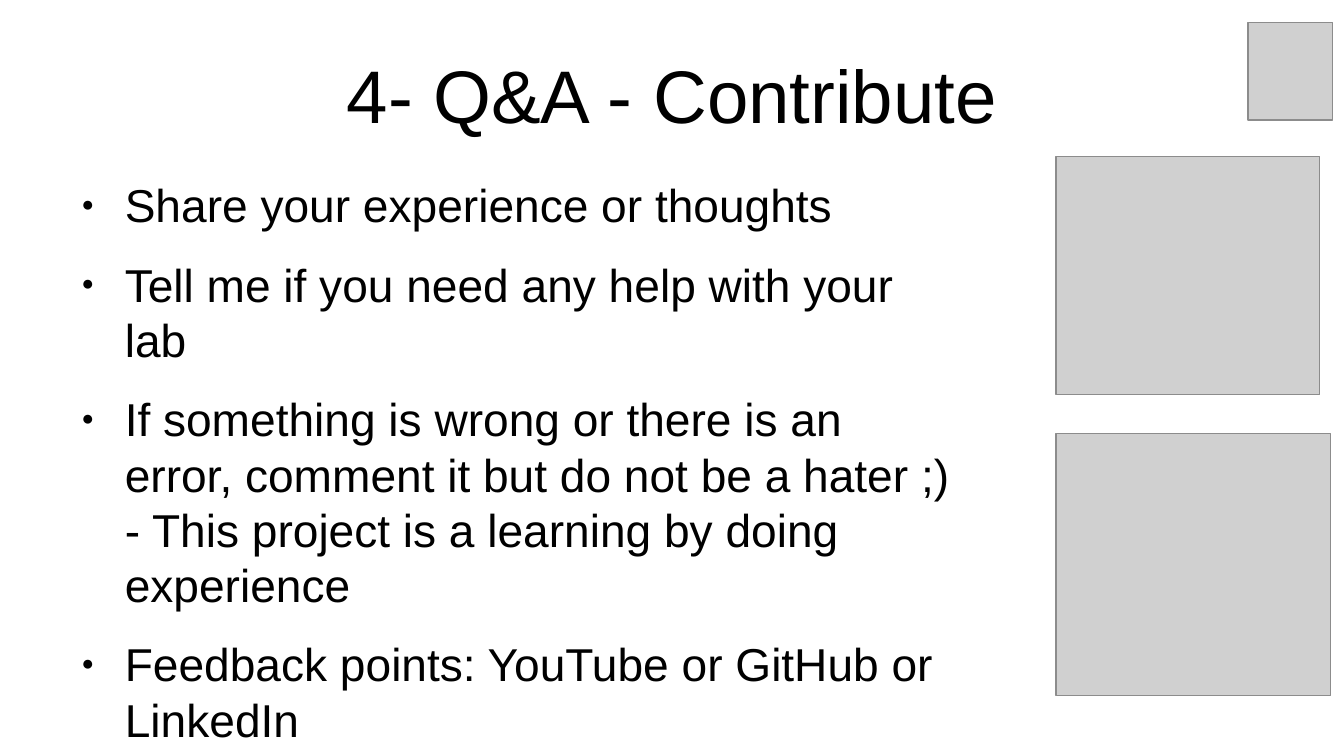
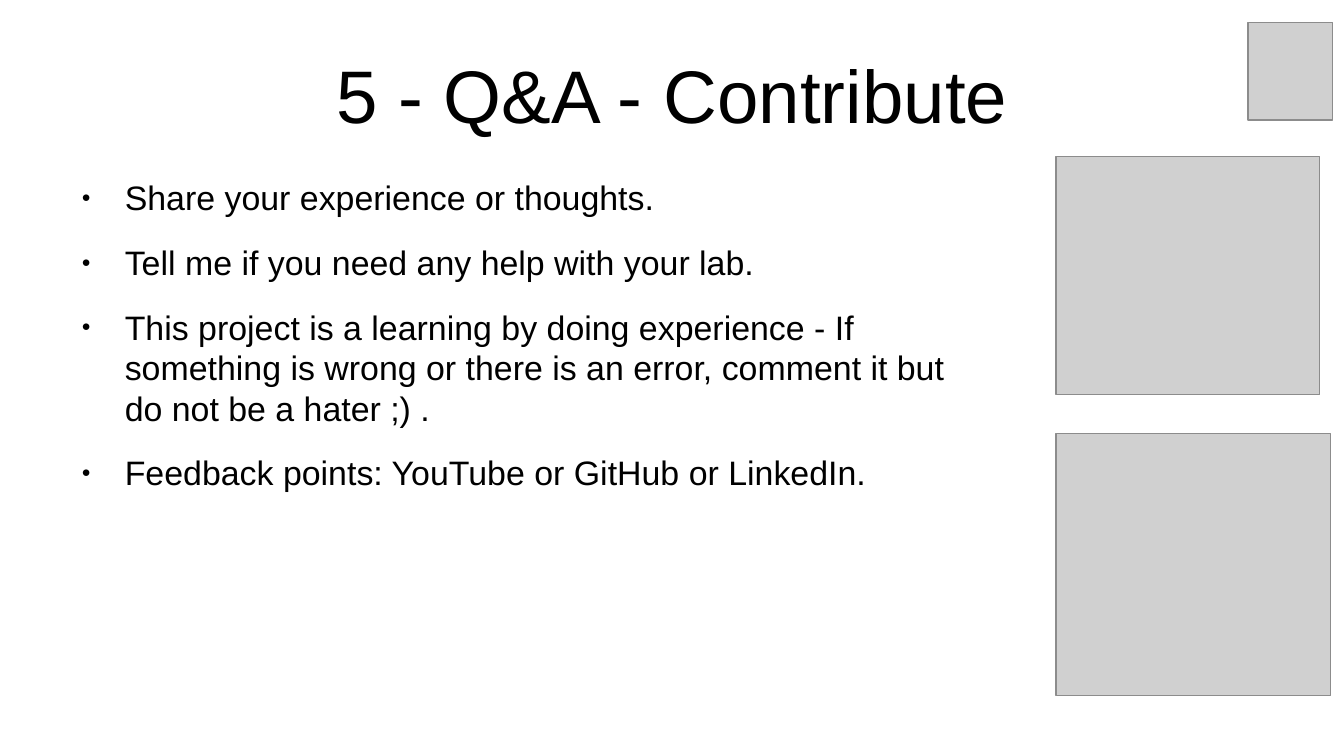
Before and after one commit to inigokintana/homelab-2-prod-ai-golden-path, a slide deck: slide 9 of docs/Presentation-homelab-2-prod-ai-golden-path.odp. Drawn at 1344x756 pixels with LibreOffice and Linux fonts; fonts in the diff are those of the drawing; grey boxes stand for pictures. Boxes give left, top, right and bottom in pixels: in the first picture for what was removed or moved away, otherwise in the second. Text is boxed around its words. In the diff, an @@ line names an element or a change of style, - is before the commit and + after.

```diff
--- a/docs/Presentation-homelab-2-prod-ai-golden-path.odp
+++ b/docs/Presentation-homelab-2-prod-ai-golden-path.odp
@@ title at (x1=336, y1=69, x2=1007, y2=137): text changed @@
-4- Q&A - Contribute
+5 - Q&A - Contribute
@@ text at (x1=125, y1=185, x2=944, y2=492): text changed; size 27.2 to 20 pt @@
-● Share your experience or thoughts
-● Tell me if you need any help with your lab
-● If something is wrong or there is an error, comment it but do not be a hater ;) - This project is a learning by doing experience
-● Feedback points: YouTube or GitHub or LinkedIn
+● Share your experience or thoughts.
+● Tell me if you need any help with your lab.
+● This project is a learning by doing experience - If something is wrong or there is an error, comment it but do not be a hater ;) .
+● Feedback points: YouTube or GitHub or LinkedIn.
```
Also in this commit, not shown: 8 other slides changed, 8 other files.
